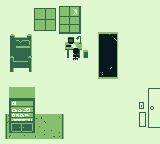
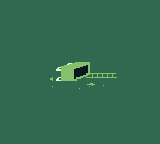
Layers edited between the first and the second (160, 144) image:
added layer "Layer 20" above "Layer 19" over [50, 62, 117, 89]
added layer "Layer 18" above "Group 2" over [0, 0, 160, 144]
moved "Layer 16" into group "Group 2" over [100, 34, 117, 75]
moved "Layer 17" into group "Group 2" over [99, 34, 117, 77]
moved "Layer 12" into group "Group 2" over [9, 6, 160, 133]
moved "Layer 15" into group "Group 2" over [5, 114, 64, 139]
moved "Layer 11" into group "Group 2" over [0, 0, 160, 144]
